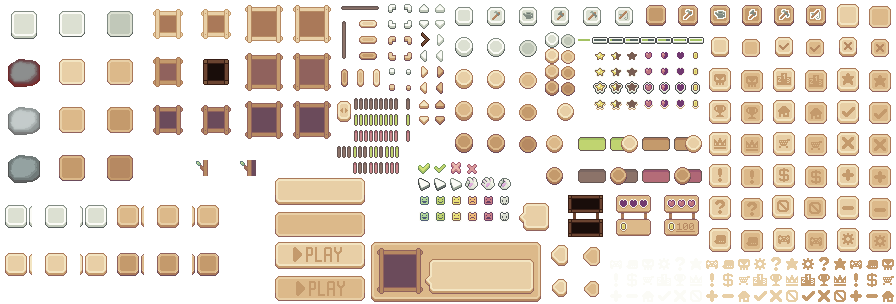
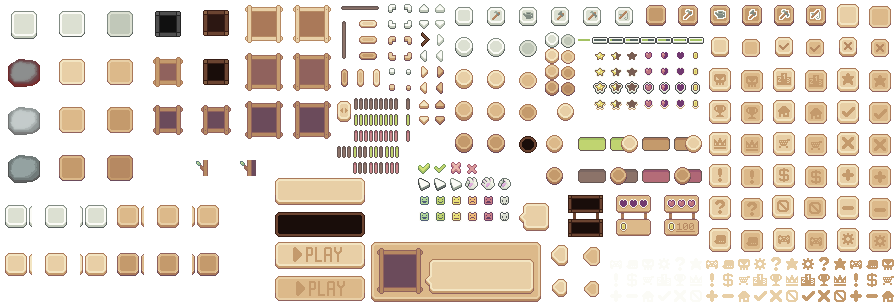
Revision of a layered 896px x 304px image; what changed, layer by layer:
painted on "basic_ui_sprites.png" over box(153, 9, 537, 237)
